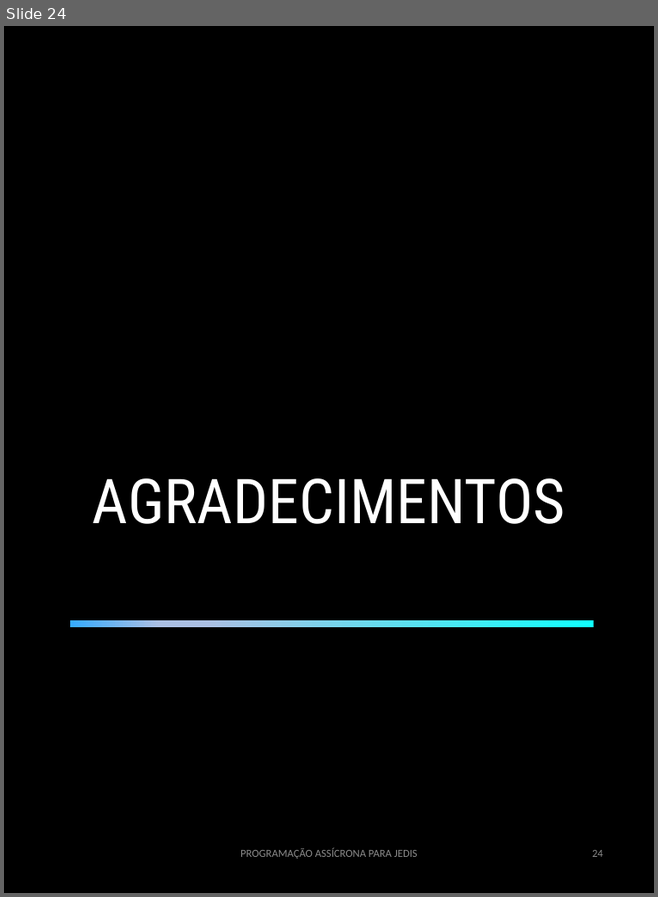
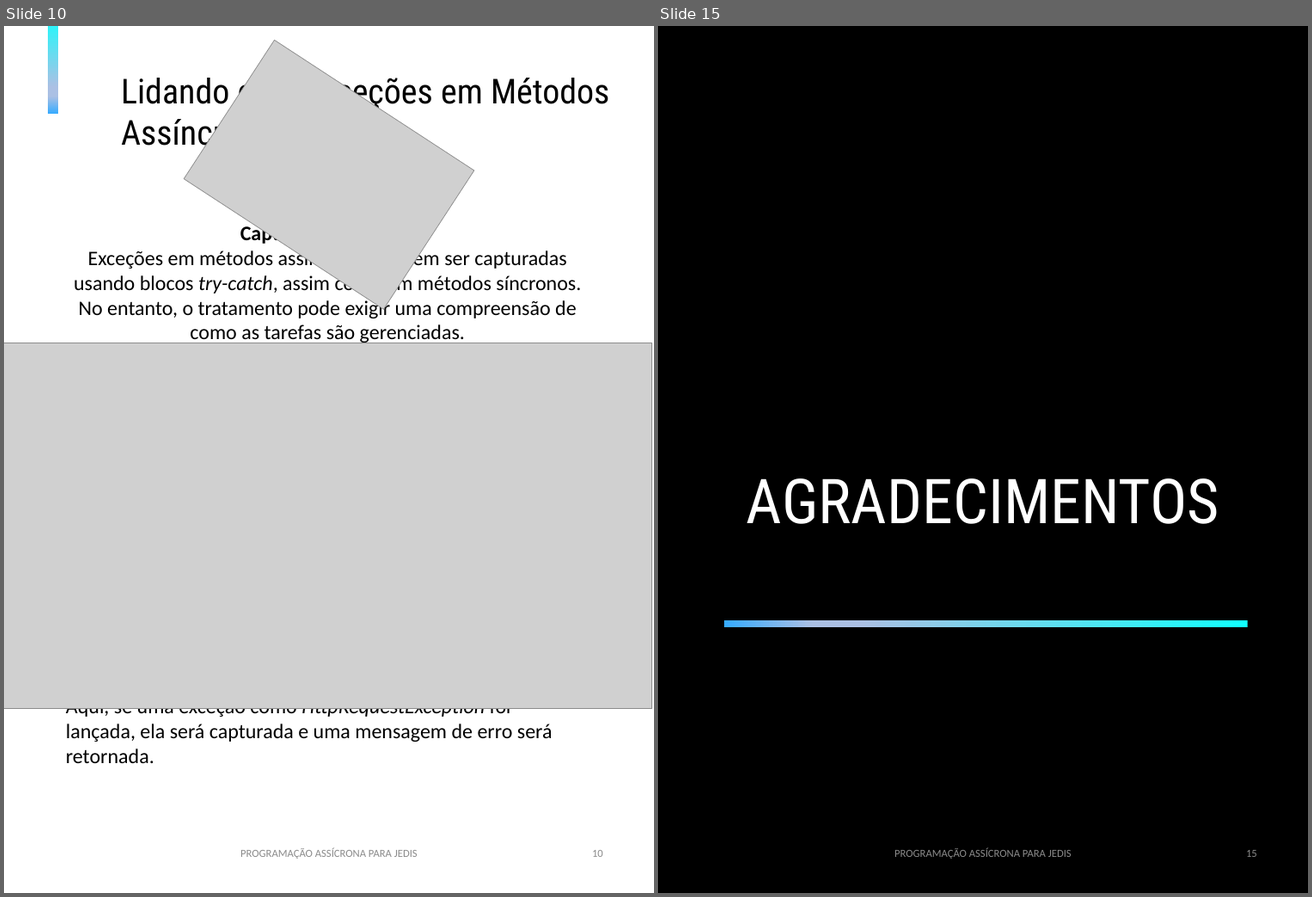
Before and after one commit to BrunoHCS/prompts-create-a-ebook, a slide deck: output/ebook - template.odp. Shown side by side, each under a label of ours: slide 24 before the commit, slides 10 and 15 after it; the slides between them are not shown. The pictures are 658x897 and 1312x897 pixels, drawn with LibreOffice and Linux fonts; fonts in the diff are those of the drawing; grey boxes stand for pictures. Boxes give left, top, right and bottom in pixels: in the first picture for what was removed or moved away, otherwise in the second. Text is boxed around its words. In the diff, an @@ line names an element or a change of style, - is before the commit and + after.

```diff
--- a/output/ebook - template.odp
+++ b/output/ebook - template.odp
@@ slide 10 added at (4, 26, 654, 893), background #FFFFFF @@
@@ rectangle added at (48, 26, 58, 114), fill gradient #11FFFE to #ABC0E4 to #36ABFF @@
@@ picture added at (184, 40, 474, 309) @@
@@ text added at (121, 72, 609, 154), 40 pt, text #000000 @@
+Lidando com Exceções em Métodos Assíncronos
@@ text added at (74, 223, 581, 345), 24 pt, text #000000 @@
+Captura de Exceções
+Exceções em métodos assíncronos podem ser capturadas usando blocos try-catch, assim como em métodos síncronos. No entanto, o tratamento pode exigir uma compreensão de como as tarefas são gerenciadas.
+Exemplo
@@ picture added at (4, 342, 652, 708) @@
@@ text added at (66, 708, 553, 763), 24 pt, text #000000 @@
+Aqui, se uma exceção como HttpRequestException for lançada, ela será capturada e uma mensagem de erro será retornada.
@@ text added at (240, 847, 418, 858), 12.6 pt, text #8C8C8C @@
+PROGRAMAÇÃO ASSÍCRONA PARA JEDIS
@@ page number added at (592, 850, 603, 857), 12.6 pt, text #8C8C8C @@
+10
@@ what was slide 24 is now slide 15 @@
@@ page number at (1246, 850, 1257, 857): text changed @@
-24
+15
```
Also in this commit, not shown: 5 slides changed, 8 other slides added, 18 slides removed, 2 other files.
